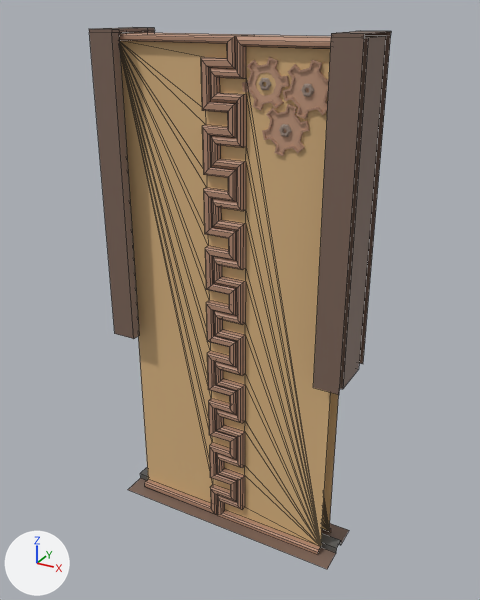
The FBX model Assets/Models/puerta.fbx: old version first, new version second.
Before and after are seen from a 50 mm camera at (1.17, -1.44, 2.07) aimed at (0.02, 0.65, 1.02). The lights are fixed; the arrows at lower left show +X, +Y and +Z. Mesh edges are drawn as thin lines on the coarser meshes. Where no turn or scale is listed for an object, it has been applied to the vertices.

Objects in the first picture: 'base', 'pCylinder1.001', 'pCylinder2.001', 'pCylinder3.001', 'puerta_1', 'puerta_2', 'suelo'.
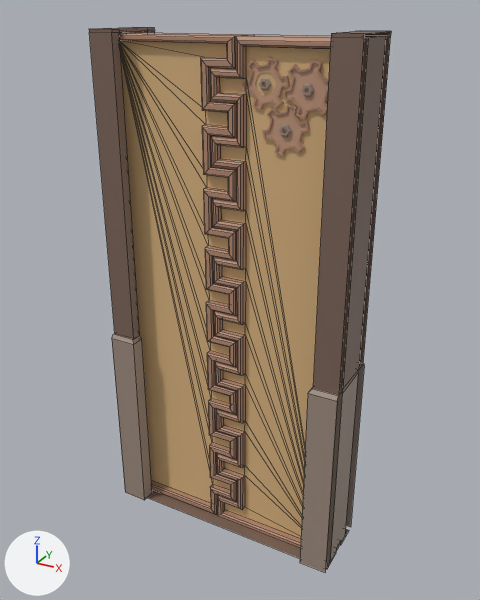
Commit message: puerta y plantas

Boxes (x1, y1, x2, y2) around the edits, measured in the pictures (480 x 600 px):
```json
{"object": "puerta_zocalo", "change": "added", "after": [112, 334, 364, 572], "on screen": "brown"}
```

The change, as JSON lines over the scene's bpy script:
```json
{"op": "add", "block": "me_mesh_016", "code": ["me_mesh_016 = bpy.data.meshes.new('Mesh.016')", "me_mesh_016.from_pydata(...)  # 52 vertices, 32 faces; spans x -0.5..0.5, y 0.48..0.77, z 0.0..0.817", "me_mesh_016.materials.append(mat_ocre_7)  # brown #9d8b7f"]}
{"op": "add", "block": "ob_puerta_zocalo", "code": ["ob_puerta_zocalo = bpy.data.objects.new('puerta_zocalo', me_mesh_016)", "ob_puerta_zocalo.location = (0.0, 0.0, 0.0)"]}
```
